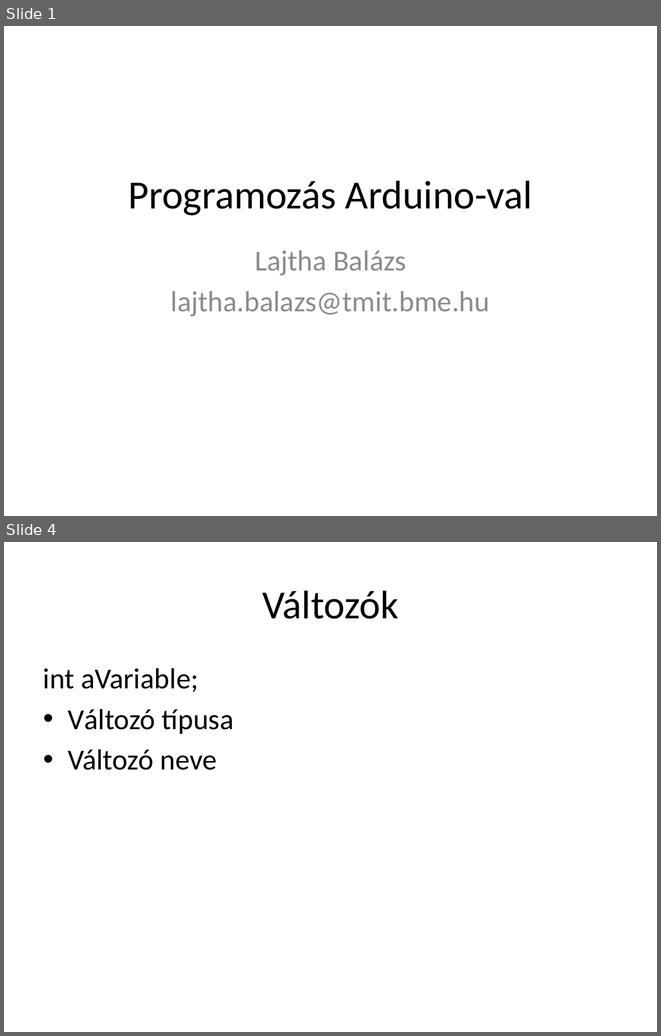
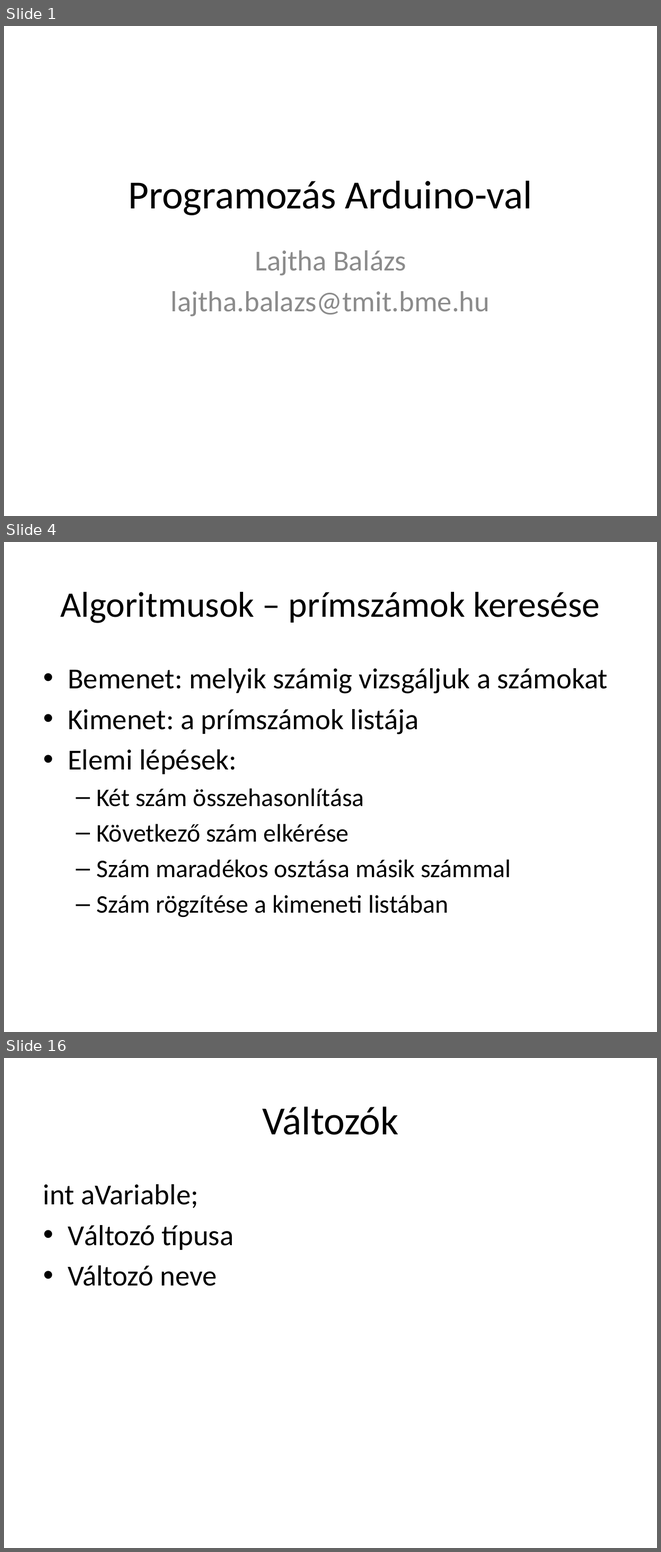
Before and after one commit to lajthabalazs/arduino, a slide deck: class/Arduino-cpp.pptx. Shown one above the other, each under a label of ours: slides 1 and 4 before the commit, slides 1, 4 and 16 after it; the slides between them are not shown. The pictures are 661x1036 and 661x1552 pixels, drawn with LibreOffice and Linux fonts; fonts in the diff are those of the drawing. Boxes give left, top, right and bottom in pixels: in the first picture for what was removed or moved away, otherwise in the second. Text is boxed around its words. In the diff, an @@ line names an element or a change of style, - is before the commit and + after.

```diff
--- a/class/Arduino-cpp.pptx
+++ b/class/Arduino-cpp.pptx
@@ slide 4 added at (4,542,657,1032), background #FFFFFF @@
@@ title added at (60,592,600,623), 39.6 pt, text #000000 @@
+Algoritmusok – prímszámok keresése
@@ text added at (68,668,608,917), 28 pt, text #000000 @@
+• Bemenet: melyik számig vizsgáljuk a számokat
+• Kimenet: a prímszámok listája
+• Elemi lépések:
+  – Két szám összehasonlítása
+  – Következő szám elkérése
+  – Szám maradékos osztása másik számmal
+  – Szám rögzítése a kimeneti listában
@@ what was slide 4 is now slide 16 @@
```
Also in this commit, not shown: 12 slides changed, 23 other slides added, 1 slide removed, 1 other file.
